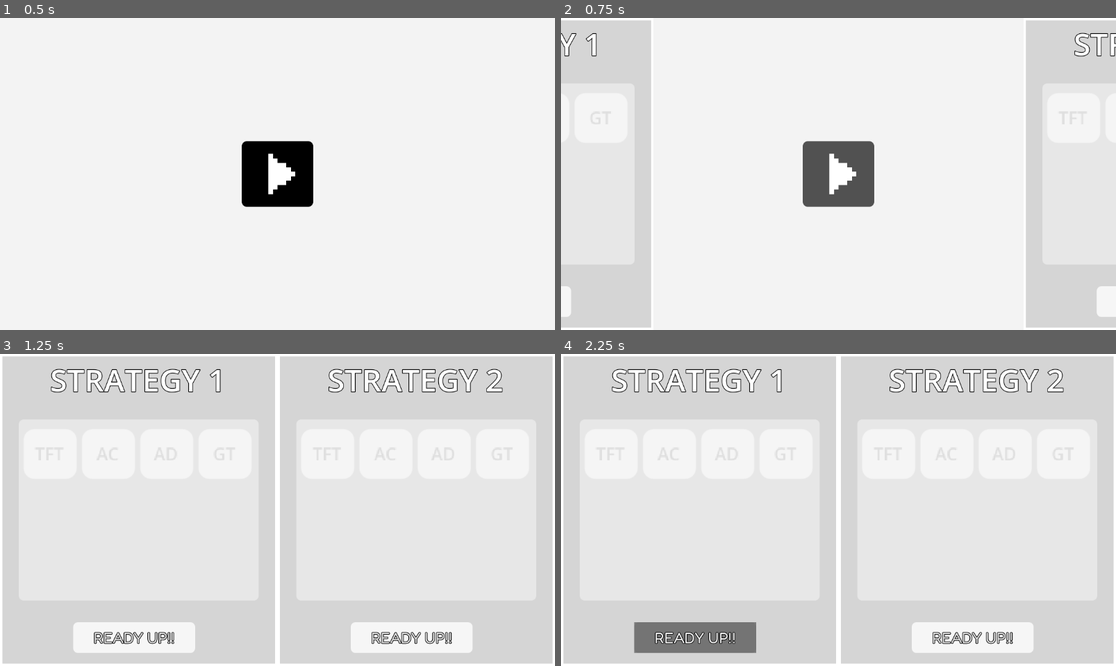
Above: before the commit, frames 1-4 (two rows, left to right).
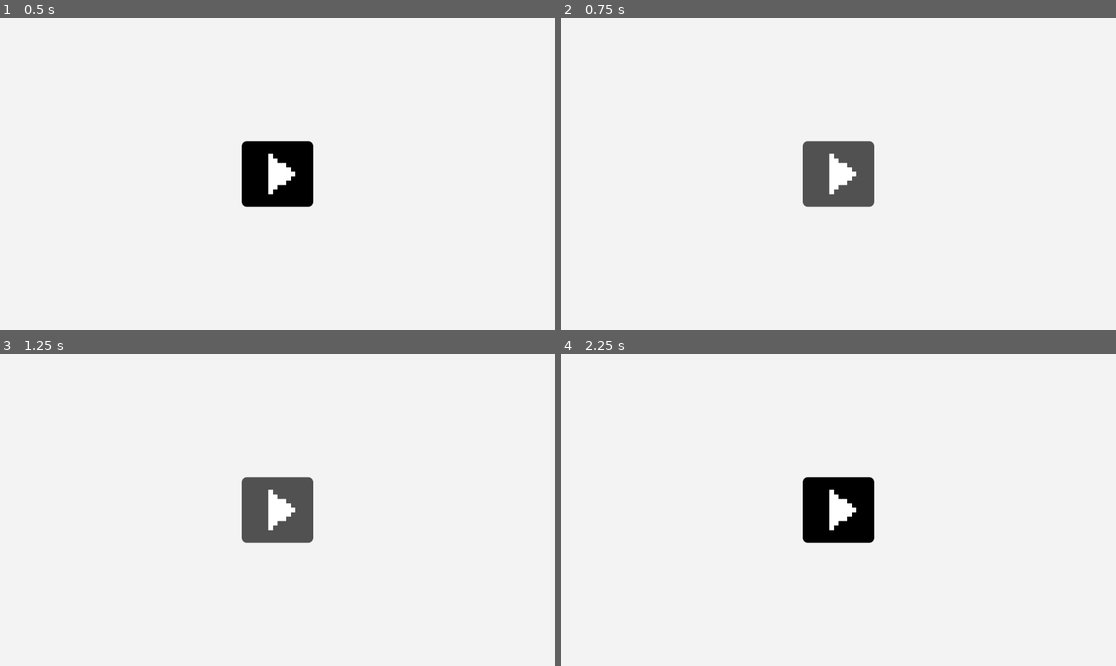
Above: after the commit, the same moments.

Repository: Overlord1304/StratSim
Game: Godot game, scene res://scenes/main.tscn
The game is run twice, just before and just after one commit, with the same random seed, the same clock (stepped at 60 frames per second) and the same inputs.
Inputs (mouse positions are in pixels of both pictures, inside the frame that each line leads up to):
- Up to frame 1 (0.5 s): no input
- Up to frame 2 (0.75 s): click (838, 174) at 0.5 s
- Up to frame 3 (1.25 s): no input
- Up to frame 4 (2.25 s): click (838, 510) at 1.25 s; click (694, 637) at 2 s, where only the run before the commit has a clickable "READY UP!!"

Frame 1 is identical in both runs. In frame 2, 16% of the frame differs, in the area x 0-100%, y 0-100%; in frame 3, 42%; in frame 4, 44%.

Commit message:
making good progress

Diff:
--- a/project.godot
+++ b/project.godot
@@ -15,6 +15,10 @@
 config/features=PackedStringArray("4.5", "Forward Plus")
 config/icon="res://icon.svg"
 
+[autoload]
+
+Global="*res://scripts/Global.gd"
+
 [editor_plugins]
 
 enabled=PackedStringArray("res://addons/godot_super-wakatime/plugin.cfg")
--- /dev/null
+++ b/scenes/MatchScene.tscn
@@ -0,0 +1,9 @@
+[gd_scene format=3 uid="uid://x3bv15cmbs7r"]
+
+[node name="Control" type="Control"]
+layout_mode = 3
+anchors_preset = 15
+anchor_right = 1.0
+anchor_bottom = 1.0
+grow_horizontal = 2
+grow_vertical = 2
--- a/scenes/main.tscn
+++ b/scenes/main.tscn
@@ -46,7 +46,7 @@
 corner_radius_bottom_left = 10
 
 [sub_resource type="StyleBoxFlat" id="StyleBoxFlat_choun"]
-bg_color = Color(18.892, 18.892, 18.892, 0.784)
+bg_color = Color(0.35686275, 0.35686275, 0.35686275, 0.7176471)
 corner_radius_top_left = 10
 corner_radius_top_right = 10
 corner_radius_bottom_right = 10
@@ -59,8 +59,7 @@
 corner_radius_bottom_right = 10
 corner_radius_bottom_left = 10
 
-[sub_resource type="StyleBoxFlat" id="StyleBoxFlat_gqmmt"]
-bg_color = Color(0.35686275, 0.35686275, 0.35686275, 0.7176471)
+[sub_resource type="StyleBoxEmpty" id="StyleBoxEmpty_sugp2"]
 
 [sub_resource type="StyleBoxFlat" id="StyleBoxFlat_sugp2"]
 bg_color = Color(1, 1, 1, 0.41568628)
@@ -77,7 +76,7 @@
 corner_radius_bottom_left = 10
 
 [sub_resource type="StyleBoxFlat" id="StyleBoxFlat_a8y0u"]
-bg_color = Color(1, 1, 1, 0.5803922)
+bg_color = Color(0.35686275, 0.35686275, 0.35686275, 0.7176471)
 corner_radius_top_left = 10
 corner_radius_top_right = 10
 corner_radius_bottom_right = 10
@@ -90,33 +89,20 @@
 corner_radius_bottom_right = 10
 corner_radius_bottom_left = 10
 
-[sub_resource type="StyleBoxFlat" id="StyleBoxFlat_jbj1t"]
-bg_color = Color(0.35686275, 0.35686275, 0.35686275, 0.7176471)
-corner_radius_top_left = 10
-corner_radius_top_right = 10
-corner_radius_bottom_right = 10
-corner_radius_bottom_left = 10
-
-[sub_resource type="StyleBoxFlat" id="StyleBoxFlat_muem4"]
-bg_color = Color(0.35686275, 0.35686275, 0.35686275, 0.7176471)
-corner_radius_top_left = 10
-corner_radius_top_right = 10
-corner_radius_bottom_right = 10
-corner_radius_bottom_left = 10
-
-[sub_resource type="StyleBoxFlat" id="StyleBoxFlat_dp3eg"]
-bg_color = Color(0.35686275, 0.35686275, 0.35686275, 0.7176471)
-corner_radius_top_left = 10
-corner_radius_top_right = 10
-corner_radius_bottom_right = 10
-corner_radius_bottom_left = 10
-
-[sub_resource type="StyleBoxFlat" id="StyleBoxFlat_0ld40"]
-bg_color = Color(0.35686275, 0.35686275, 0.35686275, 0.7176471)
-corner_radius_top_left = 10
-corner_radius_top_right = 10
-corner_radius_bottom_right = 10
-corner_radius_bottom_left = 10
+[sub_resource type="StyleBoxEmpty" id="StyleBoxEmpty_jyhfs"]
+
+[sub_resource type="StyleBoxEmpty" id="StyleBoxEmpty_tbgi4"]
+
+[sub_resource type="StyleBoxEmpty" id="StyleBoxEmpty_tefeu"]
+
+[sub_resource type="StyleBoxFlat" id="StyleBoxFlat_yc10j"]
+bg_color = Color(0.35686275, 0.35686275, 0.35686275, 0.7176471)
+corner_radius_top_left = 10
+corner_radius_top_right = 10
+corner_radius_bottom_right = 10
+corner_radius_bottom_left = 10
+
+[sub_resource type="StyleBoxEmpty" id="StyleBoxEmpty_o6xl0"]
 
 [sub_resource type="StyleBoxFlat" id="StyleBoxFlat_eb6dy"]
 bg_color = Color(0.8352941, 0.8352941, 0.8352941, 1)
@@ -126,8 +112,33 @@
 border_width_bottom = 5
 border_color = Color(1, 1, 1, 1)
 
-[sub_resource type="StyleBoxFlat" id="StyleBoxFlat_yc10j"]
-bg_color = Color(0.35686275, 0.35686275, 0.35686275, 0.7176471)
+[sub_resource type="StyleBoxFlat" id="StyleBoxFlat_jbj1t"]
+bg_color = Color(0.35686275, 0.35686275, 0.35686275, 0.7176471)
+corner_radius_top_left = 10
+corner_radius_top_right = 10
+corner_radius_bottom_right = 10
+corner_radius_bottom_left = 10
+
+[sub_resource type="StyleBoxFlat" id="StyleBoxFlat_muem4"]
+bg_color = Color(0.35686275, 0.35686275, 0.35686275, 0.7176471)
+corner_radius_top_left = 10
+corner_radius_top_right = 10
+corner_radius_bottom_right = 10
+corner_radius_bottom_left = 10
+
+[sub_resource type="StyleBoxFlat" id="StyleBoxFlat_dp3eg"]
+bg_color = Color(0.35686275, 0.35686275, 0.35686275, 0.7176471)
+corner_radius_top_left = 10
+corner_radius_top_right = 10
+corner_radius_bottom_right = 10
+corner_radius_bottom_left = 10
+
+[sub_resource type="StyleBoxFlat" id="StyleBoxFlat_0ld40"]
+bg_color = Color(0.35686275, 0.35686275, 0.35686275, 0.7176471)
+corner_radius_top_left = 10
+corner_radius_top_right = 10
+corner_radius_bottom_right = 10
+corner_radius_bottom_left = 10
 
 [sub_resource type="Animation" id="Animation_sugp2"]
 length = 0.001
@@ -243,13 +254,15 @@
 offset_bottom = -27.0
 grow_horizontal = 2
 grow_vertical = 0
+focus_mode = 0
 theme_override_constants/outline_size = 5
 theme_override_fonts/font = ExtResource("3_sugp2")
 theme_override_font_sizes/font_size = 32
 theme_override_styles/normal = SubResource("StyleBoxFlat_85g3d")
 theme_override_styles/pressed = SubResource("StyleBoxFlat_choun")
 theme_override_styles/hover = SubResource("StyleBoxFlat_ya4ey")
-theme_override_styles/focus = SubResource("StyleBoxFlat_gqmmt")
+theme_override_styles/focus = SubResource("StyleBoxEmpty_sugp2")
+toggle_mode = true
 text = "READY UP!!"
 
 [node name="RichTextLabel" type="RichTextLabel" parent="Panel/S1"]
@@ -294,7 +307,8 @@
 theme_override_styles/normal = SubResource("StyleBoxFlat_trceg")
 theme_override_styles/pressed = SubResource("StyleBoxFlat_a8y0u")
 theme_override_styles/hover = SubResource("StyleBoxFlat_jkv2x")
-theme_override_styles/focus = SubResource("StyleBoxFlat_jbj1t")
+theme_override_styles/focus = SubResource("StyleBoxEmpty_jyhfs")
+toggle_mode = true
 text = "TFT"
 
 [node name="AC" type="Button" parent="Panel/S1/Panel"]
@@ -308,7 +322,8 @@
 theme_override_styles/normal = SubResource("StyleBoxFlat_trceg")
 theme_override_styles/pressed = SubResource("StyleBoxFlat_a8y0u")
 theme_override_styles/hover = SubResource("StyleBoxFlat_jkv2x")
-theme_override_styles/focus = SubResource("StyleBoxFlat_muem4")
+theme_override_styles/focus = SubResource("StyleBoxEmpty_tbgi4")
+toggle_mode = true
 text = "AC
 "
 
@@ -319,11 +334,13 @@
 offset_right = 301.00006
 offset_bottom = 66.0
 scale = Vector2(2.25, 2.25)
-theme_override_colors/font_hover_color = Color(0.6627451, 0.6627451, 0.6627451, 1)
-theme_override_styles/normal = SubResource("StyleBoxFlat_trceg")
-theme_override_styles/pressed = SubResource("StyleBoxFlat_a8y0u")
-theme_override_styles/hover = SubResource("StyleBoxFlat_jkv2x")
-theme_override_styles/focus = SubResource("StyleBoxFlat_dp3eg")
+theme_override_colors/font_focus_color = Color(0.8745098, 0.8745098, 0.8745098, 1)
+theme_override_colors/font_hover_color = Color(0.6627451, 0.6627451, 0.6627451, 1)
+theme_override_styles/normal = SubResource("StyleBoxFlat_trceg")
+theme_override_styles/pressed = SubResource("StyleBoxFlat_a8y0u")
+theme_override_styles/hover = SubResource("StyleBoxFlat_jkv2x")
+theme_override_styles/focus = SubResource("StyleBoxEmpty_tefeu")
+toggle_mode = true
 text = "AD
 "
 
@@ -337,9 +354,10 @@
 theme_override_colors/font_focus_color = Color(0.95, 0.95, 0.95, 1)
 theme_override_colors/font_hover_color = Color(0.6627451, 0.6627451, 0.6627451, 1)
 theme_override_styles/normal = SubResource("StyleBoxFlat_trceg")
-theme_override_styles/pressed = SubResource("StyleBoxFlat_a8y0u")
-theme_override_styles/hover = SubResource("StyleBoxFlat_jkv2x")
-theme_override_styles/focus = SubResource("StyleBoxFlat_0ld40")
+theme_override_styles/pressed = SubResource("StyleBoxFlat_yc10j")
+theme_override_styles/hover = SubResource("StyleBoxFlat_jkv2x")
+theme_override_styles/focus = SubResource("StyleBoxEmpty_o6xl0")
+toggle_mode = true
 text = "GT
 "
 
@@ -374,7 +392,7 @@
 theme_override_styles/normal = SubResource("StyleBoxFlat_85g3d")
 theme_override_styles/pressed = SubResource("StyleBoxFlat_choun")
 theme_override_styles/hover = SubResource("StyleBoxFlat_ya4ey")
-theme_override_styles/focus = SubResource("StyleBoxFlat_yc10j")
+toggle_mode = true
 text = "READY UP!!"
 
 [node name="RichTextLabel" type="RichTextLabel" parent="Panel/S2"]
--- /dev/null
+++ b/scripts/AlwaysCooperate.gd
@@ -0,0 +1,11 @@
+extends Node
+
+
+# Called when the node enters the scene tree for the first time.
+func _ready() -> void:
+	pass # Replace with function body.
+
+
+# Called every frame. 'delta' is the elapsed time since the previous frame.
+func _process(delta: float) -> void:
+	pass
--- /dev/null
+++ b/scripts/AlwaysDefect.gd
@@ -0,0 +1,11 @@
+extends Node
+
+
+# Called when the node enters the scene tree for the first time.
+func _ready() -> void:
+	pass # Replace with function body.
+
+
+# Called every frame. 'delta' is the elapsed time since the previous frame.
+func _process(delta: float) -> void:
+	pass
--- /dev/null
+++ b/scripts/Global.gd
@@ -0,0 +1,4 @@
+extends Node
+
+var selected_s1
+var selected_s2
--- /dev/null
+++ b/scripts/GrimTrigger.gd
@@ -0,0 +1,11 @@
+extends Node
+
+
+# Called when the node enters the scene tree for the first time.
+func _ready() -> void:
+	pass # Replace with function body.
+
+
+# Called every frame. 'delta' is the elapsed time since the previous frame.
+func _process(delta: float) -> void:
+	pass
--- /dev/null
+++ b/scripts/TitForTat.gd
@@ -0,0 +1,11 @@
+extends Node
+
+
+# Called when the node enters the scene tree for the first time.
+func _ready() -> void:
+	pass # Replace with function body.
+
+
+# Called every frame. 'delta' is the elapsed time since the previous frame.
+func _process(delta: float) -> void:
+	pass
--- a/scripts/main.gd
+++ b/scripts/main.gd
@@ -1,6 +1,82 @@
-extends Node2D
+extends Control
+
+@onready var s1_buttons = $Panel/HBoxContainer1.get_children()
+@onready var s2_buttons = $Panel/HBoxContainer2.get_children()
+@onready var s1_ready = $Panel/S1Ready
+@onready var s2_ready = $Panel/S2Ready
+
+var strategies := []
+var s1_selected = -1
+var s2_selected = -1
+var s1_ready_state = false
+var s2_ready_state = false
+
+func _ready():
+
+	strategies = [
+		preload("res://scripts/AlwaysCooperate.gd").new(),
+		preload("res://scripts/AlwaysDefect.gd").new(),
+		preload("res://scripts/TitForTat.gd").new(),
+		preload("res://scripts/GrimTrigger.gd").new()
+	]
 
 
+	for btn in s1_buttons:
+		btn.toggle_mode = true
+		btn.toggled.connect(on_s1_toggled.bind(btn))
 
-func _on_button_button_up() -> void:
-	$Panel/AnimationPlayer.play("close")
+	for btn in s2_buttons:
+		btn.toggle_mode = true
+		btn.toggled.connect(on_s2_toggled.bind(btn))
+
+
+	s1_ready.disabled = true
+	s2_ready.disabled = true
+	s1_ready.pressed.connect(on_s1_ready)
+	s2_ready.pressed.connect(on_s2_ready)
+
+func on_s1_toggled(pressed,button):
+	for b in s1_buttons:
+		if b != button:
+			b.pressed = false
+			b.block_signals = true
+			b.button_pressed = false
+			b.block_signals = false
+	if pressed:
+		s1_selected = s1_buttons.find(button)
+	else:
+		s1_selected = -1
+	s1_ready.disabled = s1_selected == -1
+
+func on_s2_toggled(pressed,button):
+	for b in s2_buttons:
+		if b != button:
+			b.block_signals = true
+			b.button_pressed = false
+			b.block_signals = false
+	if pressed:
+		s2_selected = s2_buttons.find(button)
+	else:
+		s2_selected = -1
+	s2_ready.disabled = s2_selected == -1
+
+func on_s1_ready():
+	s1_ready_state = true
+	s1_ready.disabled = true
+	check_both_ready()
+
+func on_s2_ready():
+	s2_ready_state = true
+	s2_ready.disabled = true
+	check_both_ready()
+
+func check_both_ready():
+	if s1_ready_state and s2_ready_state:
+		start_match_scene()
+
+func start_match_scene():
+	var s1 = strategies[s1_selected]
+	var s2 = strategies[s2_selected]
+	Global.selected_s1 = s1
+	Global.selected_s2 = s2
+	get_tree().change_scene_to_file("res://scenes/MatchScene.tscn")
Not shown: 1 places in scenes/main.tscn that only renumber resources
Not shown, added: scripts/AlwaysCooperate.gd.uid
Not shown, added: scripts/AlwaysDefect.gd.uid
Not shown, added: scripts/Global.gd.uid
Not shown, added: scripts/GrimTrigger.gd.uid
Not shown, added: scripts/TitForTat.gd.uid
